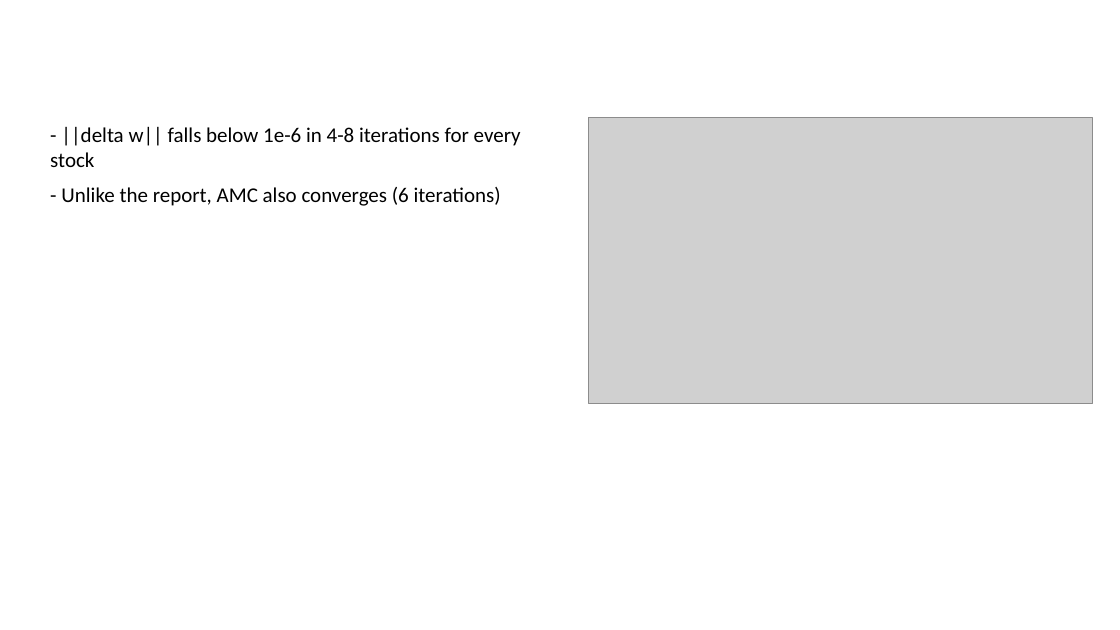
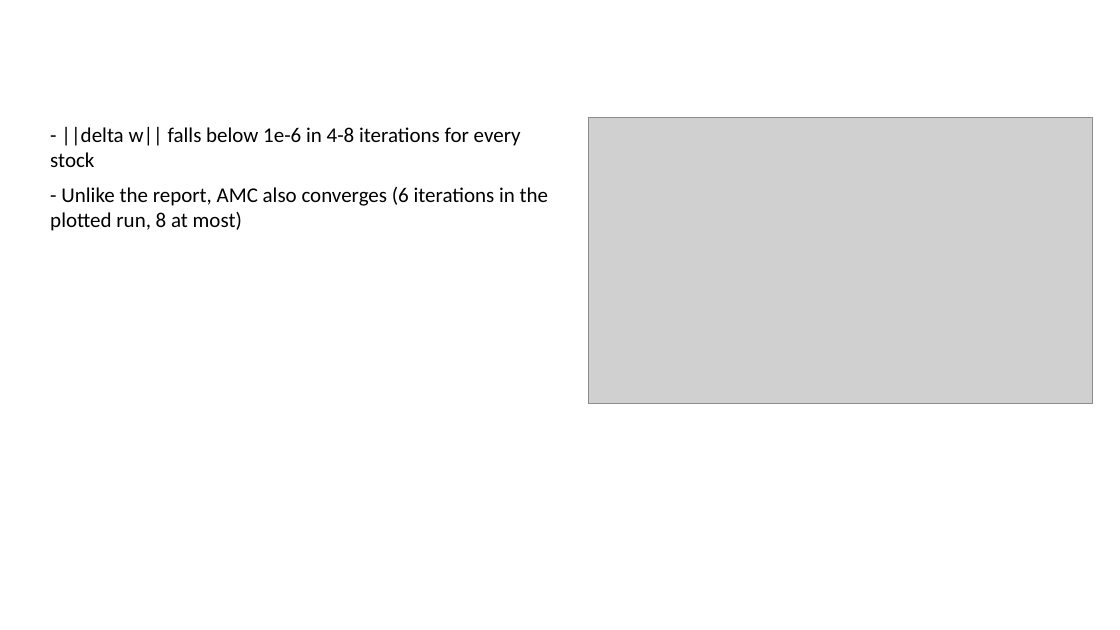
Before and after one commit to Prithvi-Aithal/wsb-market-prediction, a slide deck: slide 6 of docs/presentation.pptx. Drawn at 1120x630 pixels with LibreOffice and Linux fonts; fonts in the diff are those of the drawing; grey boxes stand for pictures. Boxes give left, top, right and bottom in pixels: in the first picture for what was removed or moved away, otherwise in the second. Text is boxed around its words. In the diff, an @@ line names an element or a change of style, - is before the commit and + after.

```diff
--- a/docs/presentation.pptx
+++ b/docs/presentation.pptx
@@ text at [50,187,548,231]: text changed @@
-- Unlike the report, AMC also converges (6 iterations)
+- Unlike the report, AMC also converges (6 iterations in the plotted run, 8 at most)
```
Also in this commit, not shown: 5 other files.
